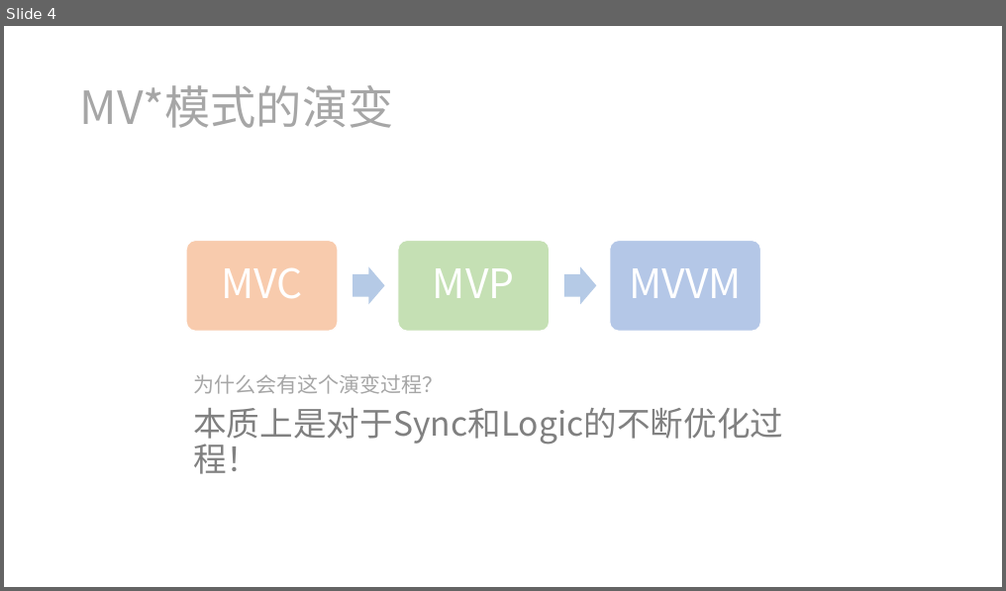
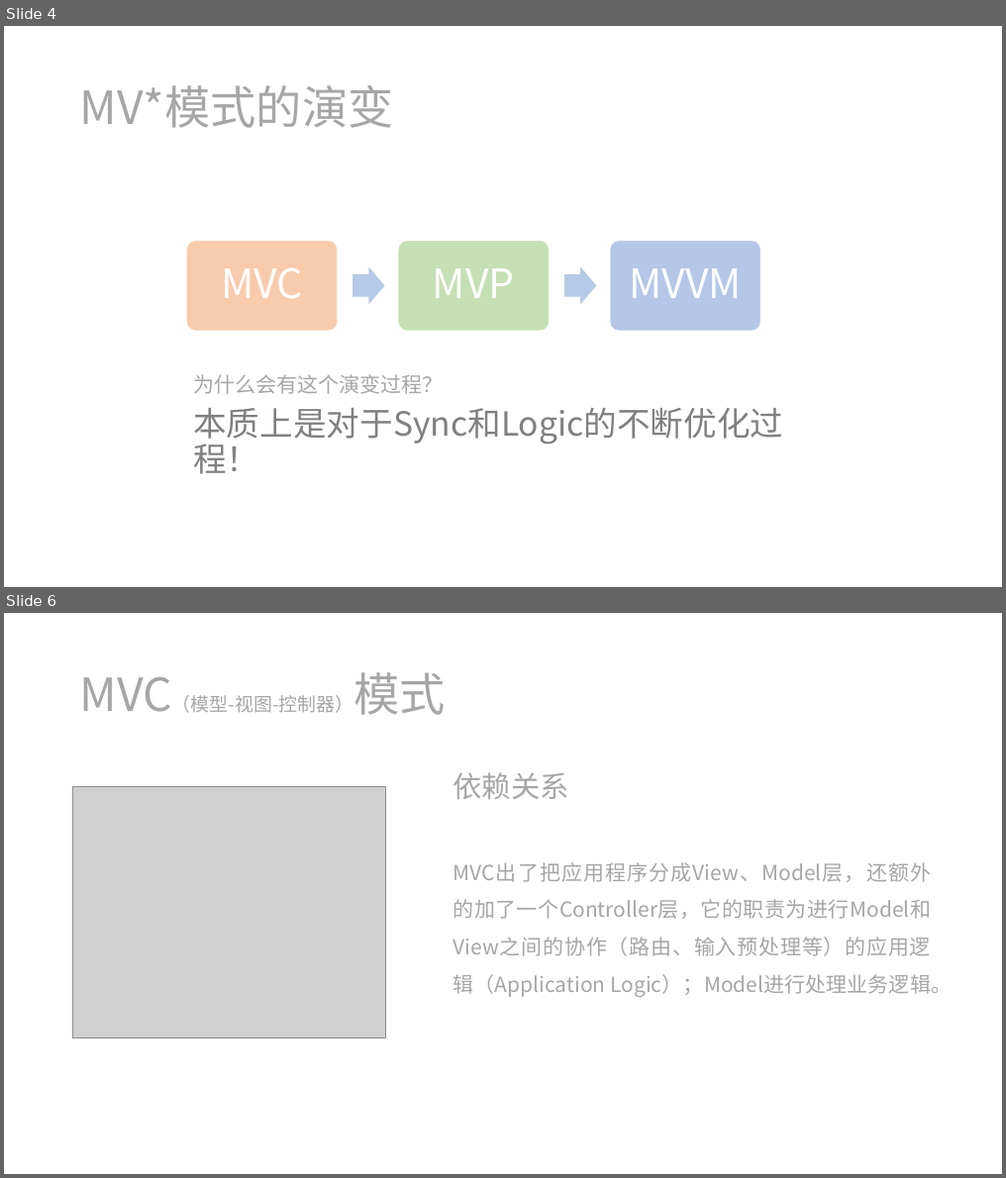
Before and after one commit to ziyi2/mvvm, a slide deck: doc/简易MVVM的实现.pptx. Shown one above the other, each under a label of ours: slide 4 before the commit, slides 4 and 6 after it; the slides between them are not shown. The pictures are 1006x591 and 1006x1178 pixels, drawn with LibreOffice and Linux fonts; fonts in the diff are those of the drawing; grey boxes stand for pictures. Boxes give left, top, right and bottom in pixels: in the first picture for what was removed or moved away, otherwise in the second. Text is boxed around its words. In the diff, an @@ line names an element or a change of style, - is before the commit and + after.

```diff
--- a/doc/简易MVVM的实现.pptx
+++ b/doc/简易MVVM的实现.pptx
@@ slide 6 added at (4,613,1002,1174), background #FFFFFF @@
@@ title added at (80,672,445,715), 18 pt, text #A6A6A6 @@
+MVC（模型-视图-控制器）模式
@@ picture added at (73,786,386,1039) @@
@@ text added at (453,772,951,997), 20 pt, text #A6A6A6 @@
+依赖关系
+MVC出了把应用程序分成View、Model层，还额外的加了一个Controller层，它的职责为进行Model和View之间的协作（路由、输入预处理等）的应用逻辑（Application Logic）；Model进行处理业务逻辑。
```
Also in this commit, not shown: 2 slides changed, 5 other slides added.
